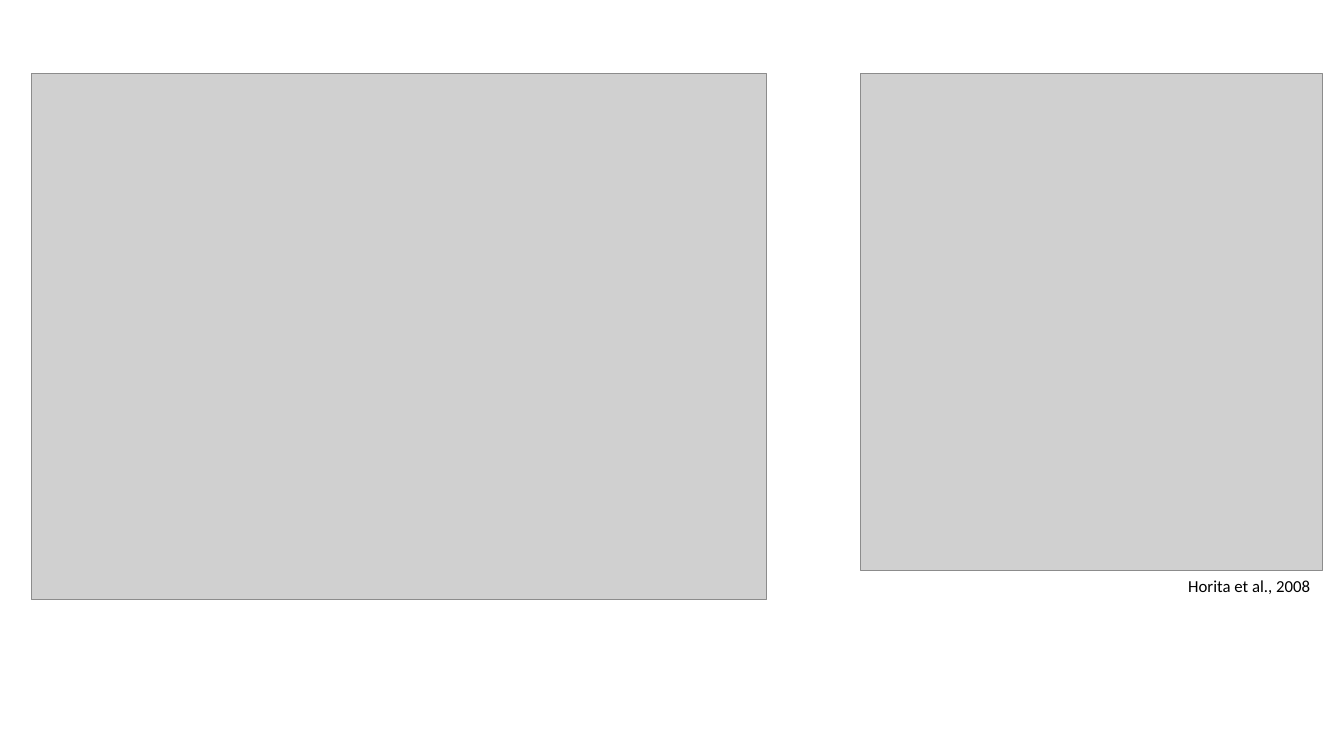
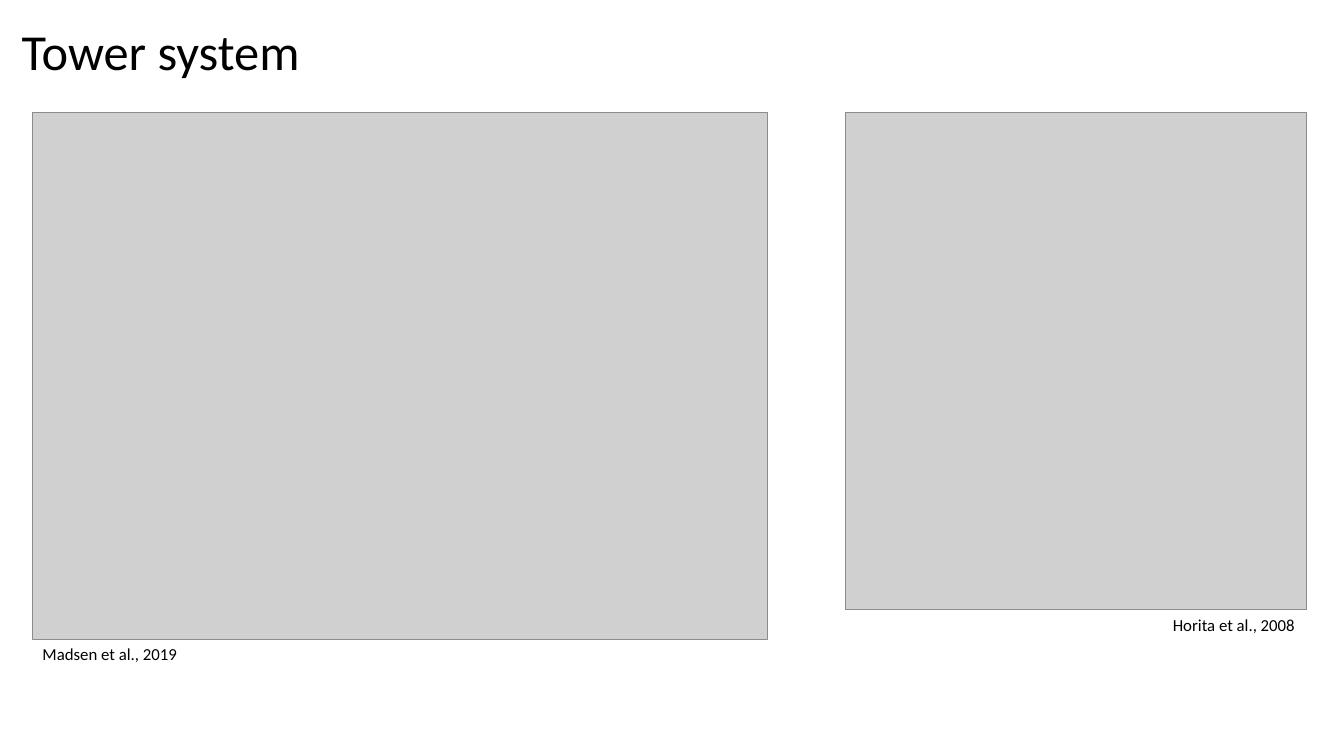
Before and after one commit to KevRozmiarek/2020_stable_isotope_project_Kevin_Rozmiarek, a slide deck: slide 4 of Paper_presentation_KSR.pptx. Drawn at 1344x756 pixels with LibreOffice and Linux fonts; fonts in the diff are those of the drawing; grey boxes stand for pictures. Boxes give left, top, right and bottom in pixels: in the first picture for what was removed or moved away, otherwise in the second. Text is boxed around its words. In the diff, an @@ line names an element or a change of style, - is before the commit and + after.

```diff
--- a/Paper_presentation_KSR.pptx
+++ b/Paper_presentation_KSR.pptx
@@ title added at box(22, 37, 300, 78), 36 pt, text #000000 @@
+Tower system
@@ picture: place and size @@
-picture at box(31, 74, 766, 600)
+picture at box(32, 113, 767, 639)
@@ picture: place and size @@
-picture at box(861, 74, 1323, 571)
+picture at box(845, 113, 1307, 610)
@@ text "Horita et al., 2008": place and size @@
-text "Horita et al., 2008" at box(1188, 580, 1310, 594)
+text "Horita et al., 2008" at box(1173, 619, 1295, 633)
@@ text added at box(42, 648, 177, 662), 12 pt, text #000000 @@
+Madsen et al., 2019
```
Also in this commit, not shown: 6 other slides changed, 1 slide added, 1 slide removed.
